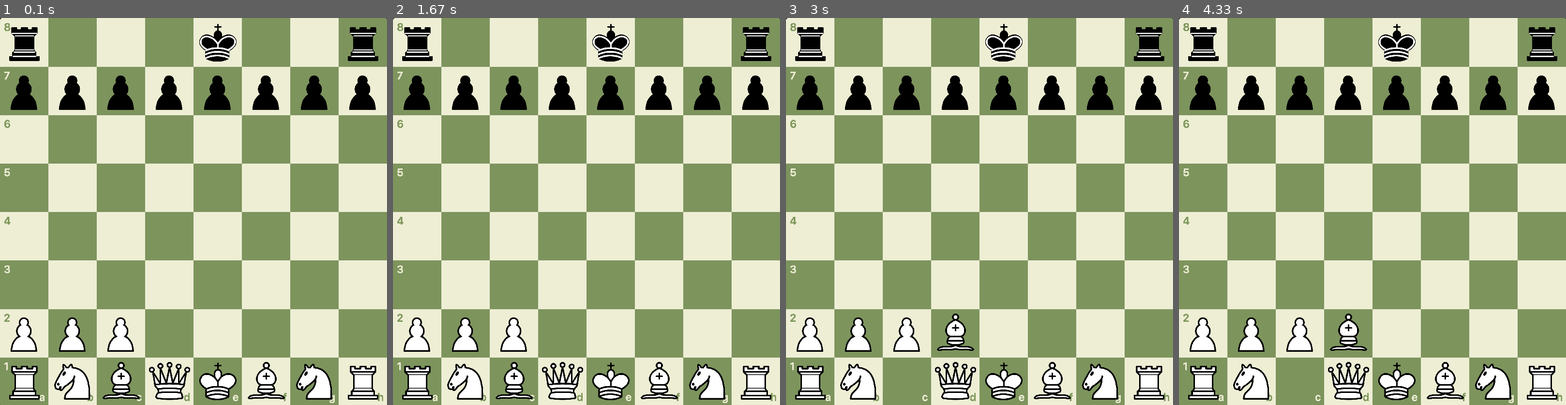
Above: before the commit, frames 1-4 (left to right).
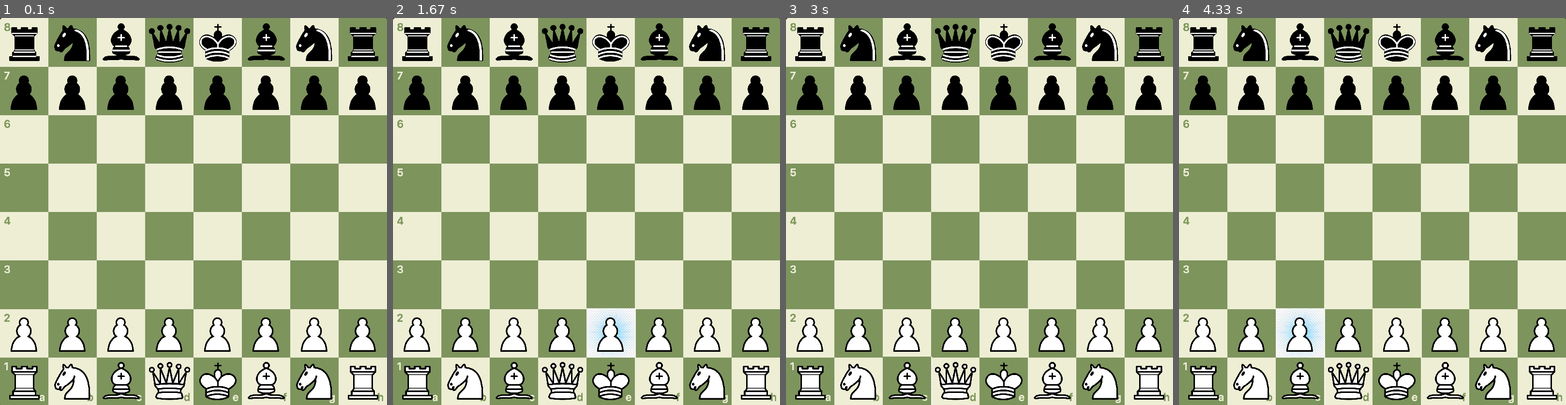
Above: after the commit, the same moments.

Repository: star14ms/Chess_AI
Game: pygame game, started from main.py
Same seed, same stepped clock (60 frames per second), same inputs: the game is played once before the commit and once after it.
Inputs (mouse positions are in pixels of both pictures, inside the frame that each line leads up to):
- Up to frame 1 (0.1 s): no input
- Up to frame 2 (1.67 s): click (710, 199) at 0.38 s; press the mouse at (416, 41) at 0.7 s; move the mouse to (520, 176) at 0.8 s; release the mouse at (621, 308) at 0.93 s; move the mouse to (698, 242) at 1.17 s; click (698, 242) at 1.45 s
- Up to frame 3 (3 s): move the mouse to (913, 358) at 1.87 s; click (913, 358) at 2.22 s; press the mouse at (809, 41) at 2.73 s; move the mouse to (890, 196) at 2.83 s; release the mouse at (971, 350) at 2.97 s
- Up to frame 4 (4.33 s): press the mouse at (1202, 41) at 3.7 s; move the mouse to (1264, 196) at 3.8 s; release the mouse at (1322, 346) at 3.93 s

The runs differ from the first frame. In frame 1, 4.6% of the frame differs, in the area x 14-98%, y 1-87%; in frame 2, 5.4%; in frame 3, 5.1%; in frame 4, 5.9%, in the area x 14-98%, y 1-100%.

Commit message:
Update main.py

Diff:
--- a/main.py
+++ b/main.py
@@ -103,12 +103,12 @@
 def do_init(): # 판에 말을 세팅해놓는다
 
     rook_b1 = Rook(board, 0, 0, 1)
-    # knight_b1 = Knight(board, 1, 0, 1) #(1,0)좌표에 흑색 나이트 생성
-    # bishop_bb = Bishop(board, 2, 0, 1)
-    # queen_b = Queen(board, 3, 0, 1)
+    knight_b1 = Knight(board, 1, 0, 1) #(1,0)좌표에 흑색 나이트 생성
+    bishop_bb = Bishop(board, 2, 0, 1)
+    queen_b = Queen(board, 3, 0, 1)
     king_b = King(board, 4, 0, 1)
-    # bishop_bw = Bishop(board, 5, 0, 1)
-    # knight_b2 = Knight(board, 6, 0, 1)
+    bishop_bw = Bishop(board, 5, 0, 1)
+    knight_b2 = Knight(board, 6, 0, 1)
     rook_b2 = Rook(board, 7, 0, 1)
 
     pawn_b1 = Pawn(board, 0, 1, 1) #(0,1)좌표에 흑색 폰 생성
@@ -123,11 +123,11 @@
     pawn_w1 = Pawn(board, 0, 6, -1)
     pawn_w2 = Pawn(board, 1, 6, -1)
     pawn_w3 = Pawn(board, 2, 6, -1)
-    # pawn_w4 = Pawn(board, 3, 6, -1)
-    # pawn_w5 = Pawn(board, 4, 6, -1)
-    # pawn_w6 = Pawn(board, 5, 6, -1)
-    # pawn_w7 = Pawn(board, 6, 6, -1)
-    # pawn_w8 = Pawn(board, 7, 6, -1)
+    pawn_w4 = Pawn(board, 3, 6, -1)
+    pawn_w5 = Pawn(board, 4, 6, -1)
+    pawn_w6 = Pawn(board, 5, 6, -1)
+    pawn_w7 = Pawn(board, 6, 6, -1)
+    pawn_w8 = Pawn(board, 7, 6, -1)
 
     rook_w1 = Rook(board, 0, 7, -1)
     knight_w1 = Knight(board, 1, 7, -1) # (1,7) 좌표에 백색 나이트 생성
@@ -145,12 +145,12 @@
 
     # 흑의 말들
     screen.blit(img_rook_b,(0,0))
-    # screen.blit(img_knight_b,(100,0))
-    # screen.blit(img_bishop_b,(200,0))
-    # screen.blit(img_queen_b,(300,0))
+    screen.blit(img_knight_b,(100,0))
+    screen.blit(img_bishop_b,(200,0))
+    screen.blit(img_queen_b,(300,0))
     screen.blit(img_king_b,(400,0))
-    # screen.blit(img_bishop_b,(500,0))
-    # screen.blit(img_knight_b,(600,0))
+    screen.blit(img_bishop_b,(500,0))
+    screen.blit(img_knight_b,(600,0))
     screen.blit(img_rook_b,(700,0))
 
     for x in range(0, 800, 100):
@@ -166,7 +166,7 @@
     screen.blit(img_knight_w,(600,700))
     screen.blit(img_rook_w,(700,700))
 
-    for x in range(0, 300, 100):
+    for x in range(0, 800, 100):
         screen.blit(img_pawn_w,(x,600))
 
 # 클릭한 위치의 좌표를 저장한다
